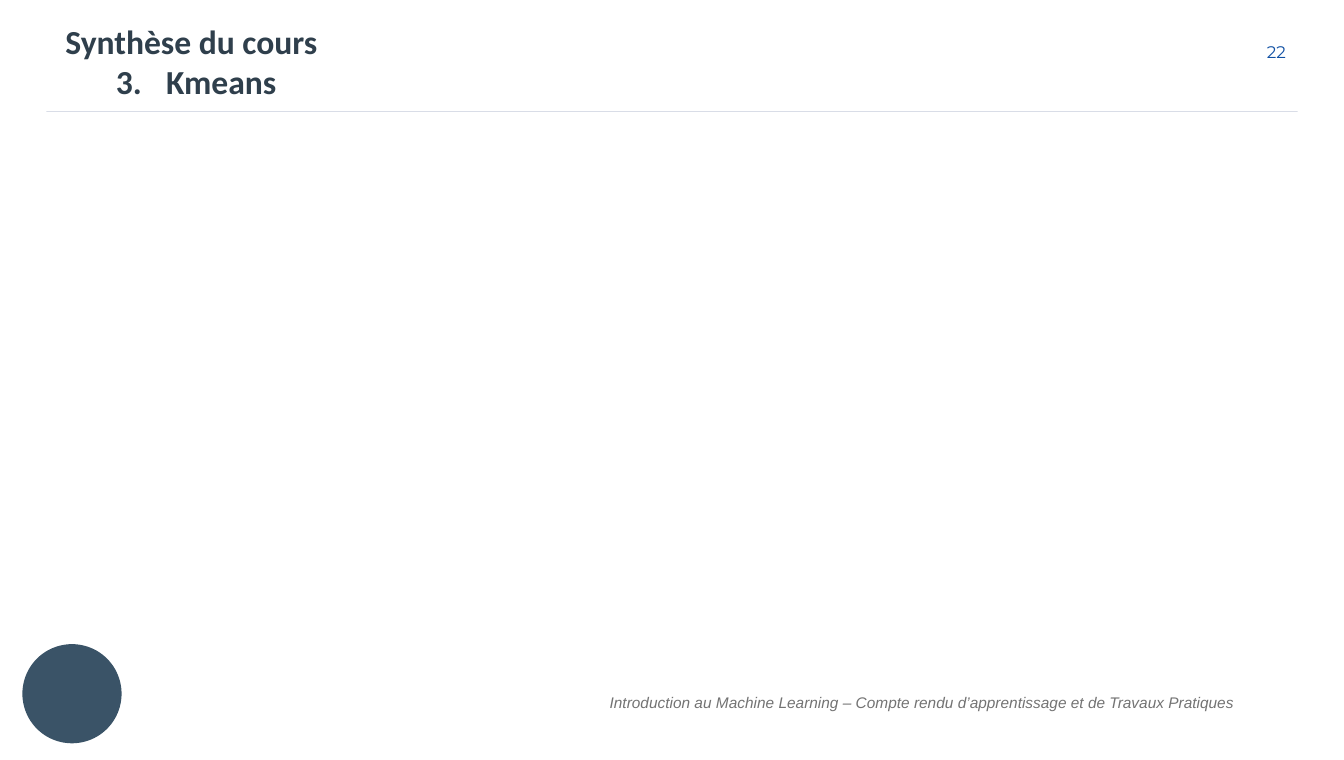
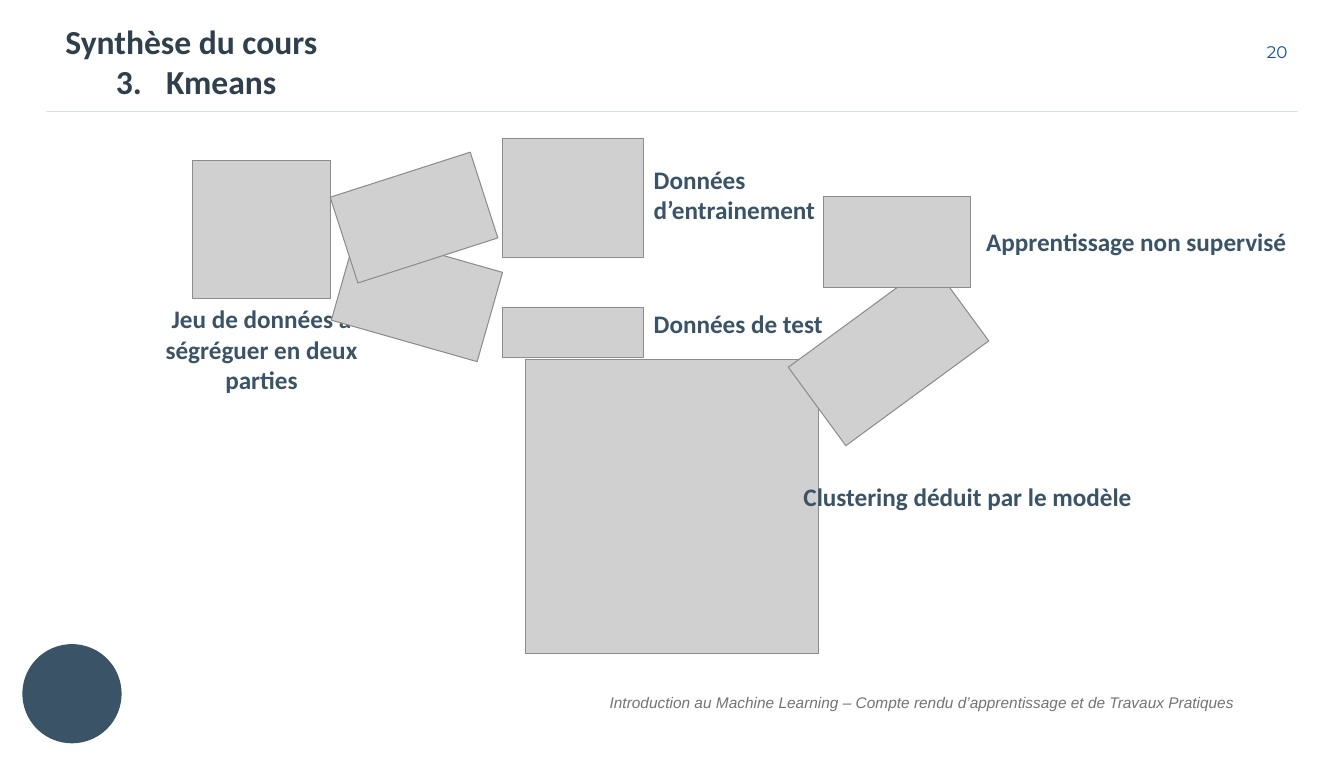
Before and after one commit to will-afs/IML, a slide deck: slide 21 of doc/Rapport.pptx (slide 23 before the commit). Drawn at 1344x760 pixels with LibreOffice and Linux fonts; fonts in the diff are those of the drawing; grey boxes stand for pictures; background and template pictures are left out. Boxes give left, top, right and bottom in pixels: in the first picture for what was removed or moved away, otherwise in the second. Text is boxed around its words. In the diff, an @@ line names an element or a change of style, - is before the commit and + after.

```diff
--- a/doc/Rapport.pptx
+++ b/doc/Rapport.pptx
@@ page number at (1267,46,1288,58): text changed @@
-22
+20
@@ picture added at (503,138,644,258) @@
@@ picture added at (192,160,330,298) @@
@@ picture added at (330,152,497,283) @@
@@ text added at (654,171,815,219), 18 pt, text #3A5367, bold @@
+Données d’entrainement
@@ picture added at (823,197,970,287) @@
@@ picture added at (332,231,502,361) @@
@@ text added at (986,233,1286,256), 18 pt, text #3A5367, bold @@
+Apprentissage non supervisé
@@ picture added at (788,262,988,445) @@
@@ text added at (166,310,357,393), 18 pt, text #3A5367, bold @@
+Jeu de données à ségréguer en deux parties
@@ picture added at (503,307,644,358) @@
@@ text added at (654,315,823,333), 18 pt, text #3A5367, bold @@
+Données de test
@@ picture added at (525,360,819,654) @@
@@ text added at (803,485,1131,512), 18 pt, text #3A5367, bold @@
+Clustering déduit par le modèle
```
Also in this commit, not shown: 11 other slides changed, 7 slides added, 6 slides removed, 26 other files.
